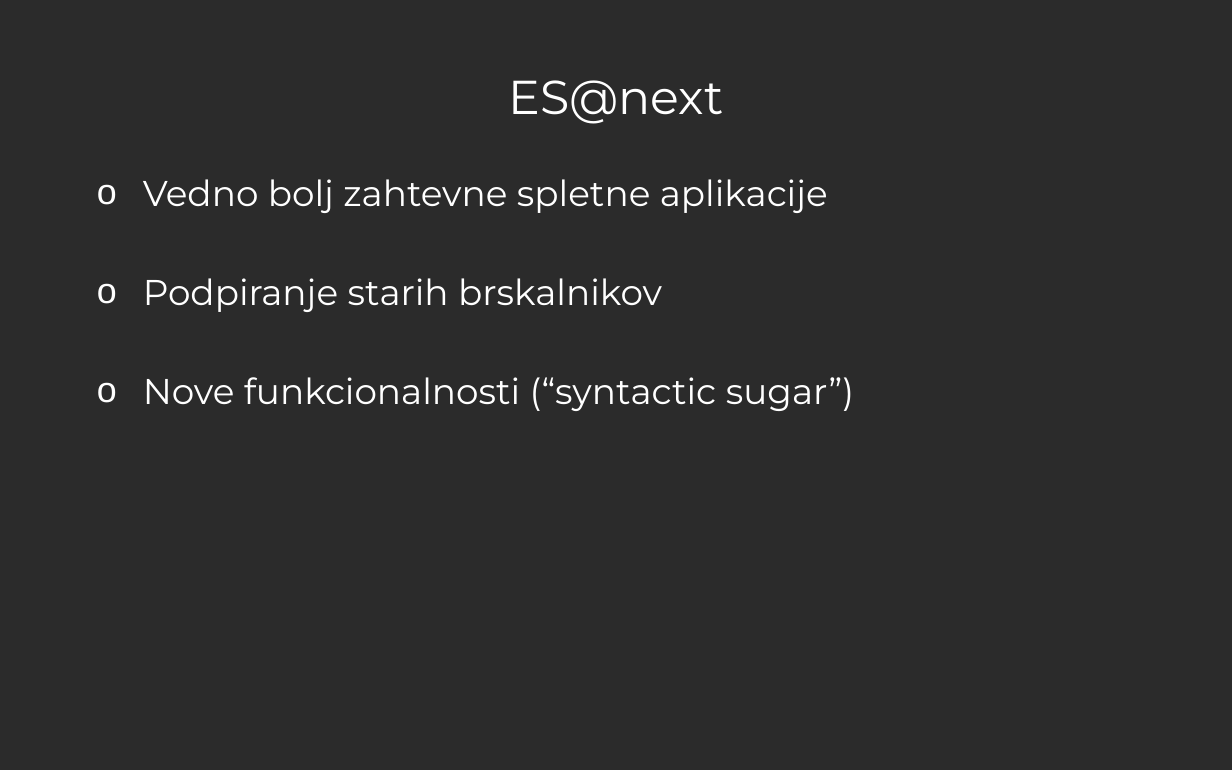
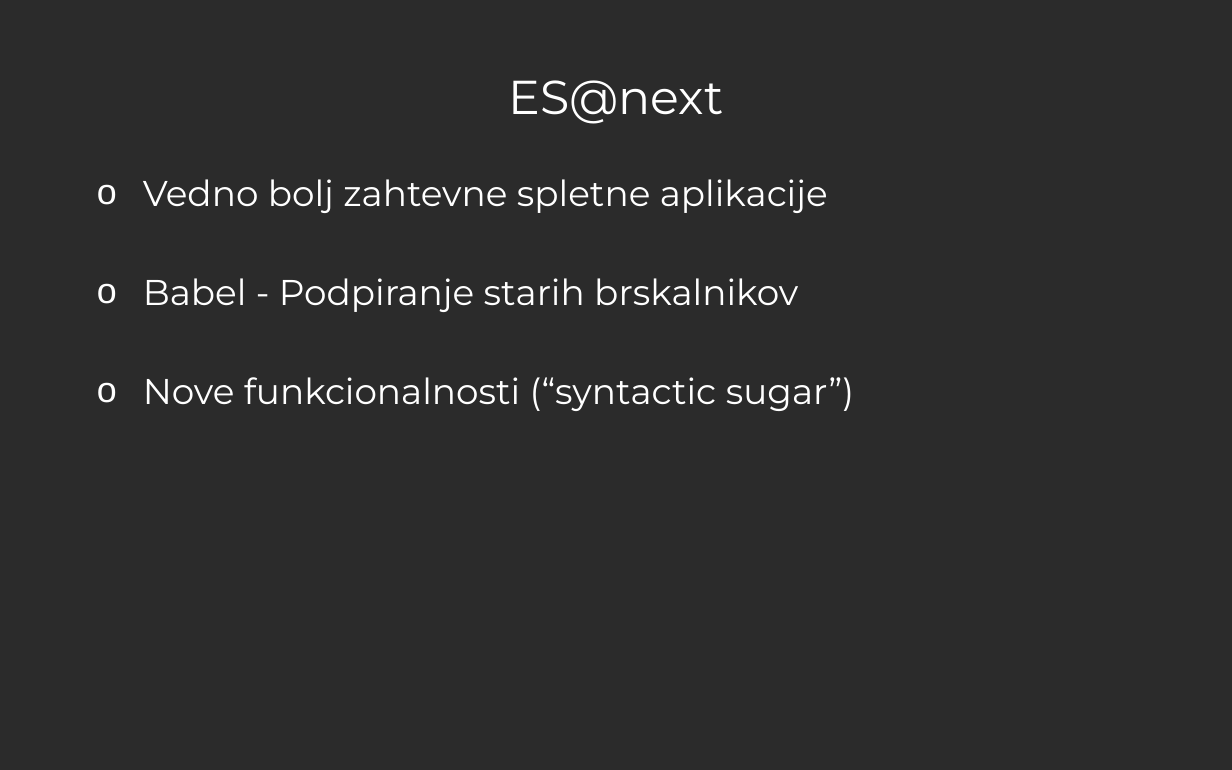
Before and after one commit to urbancvek/react-workshop, a slide deck: slide 3 of Let's React - Workshop.pptx (slide 2 before the commit). Drawn at 1232x770 pixels with LibreOffice and Linux fonts; fonts in the diff are those of the drawing; background and template pictures are left out; a plain dark background stands for a picture behind light text. Boxes give left, top, right and bottom in pixels: in the first picture for what was removed or moved away, otherwise in the second. Text is boxed around its words. In the diff, an @@ line names an element or a change of style, - is before the commit and + after.

Commit message:
Add some things to pptx

```diff
--- a/Let's React - Workshop.pptx
+++ b/Let's React - Workshop.pptx
@@ text at (x1=143, y1=278, x2=798, y2=312): text changed @@
-o Podpiranje starih brskalnikov
+o Babel - Podpiranje starih brskalnikov
```
Also in this commit, not shown: 2 other slides changed, 1 slide added, 1 slide removed.
